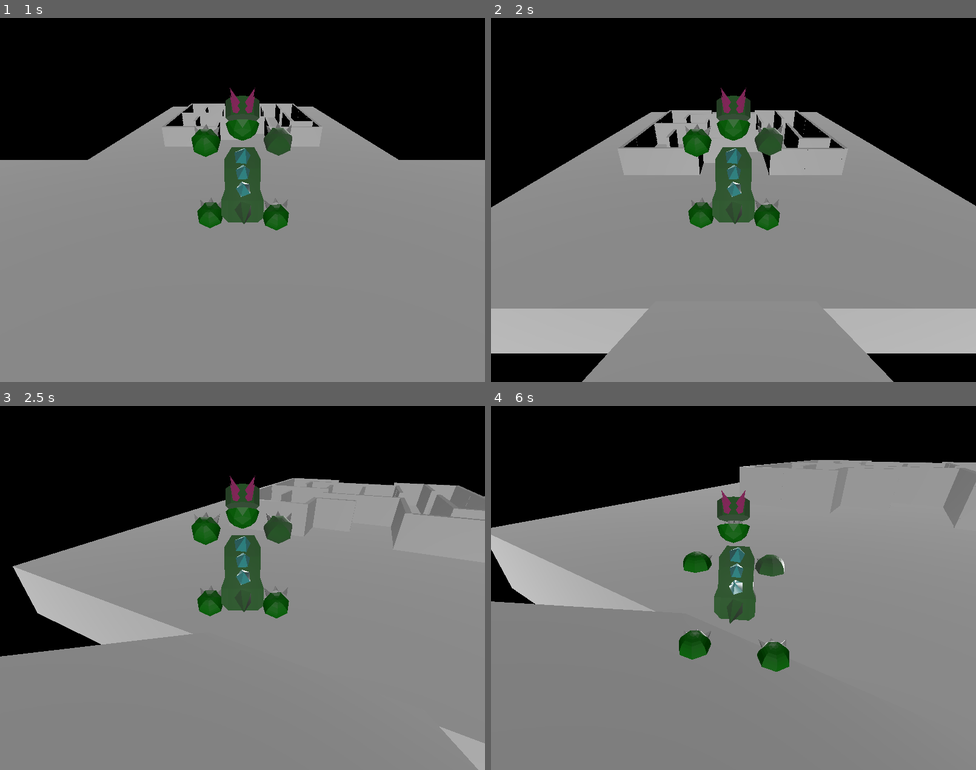
Above: before the commit, frames 1-4 (two rows, left to right).
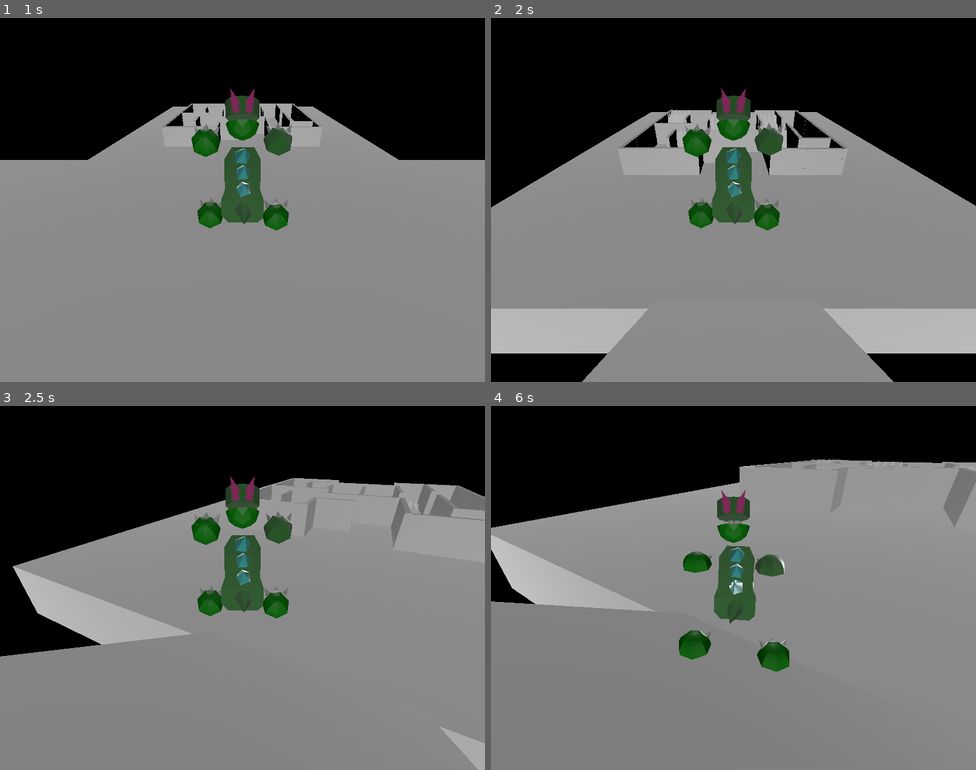
Above: after the commit, the same moments.

Repository: bazylevnik0/dinokid
Game: Godot game, scene res://shadowland.tscn
The game is run twice, just before and just after one commit, with the same random seed, the same clock (stepped at 60 frames per second) and the same inputs. This scene is started directly instead of the project's main scene.
Inputs:
- Up to frame 1 (1 s): hold Up (move_forward) from 0.53 s (still down); tap Space (jump) at 0.77 s
- Up to frame 2 (2 s): keep holding Up (move_forward); tap Space (jump) at 1.52 s
- Up to frame 3 (2.5 s): release Up (move_forward) at 2.03 s; hold Left (move_left) from 2.03 s (still down)
- Up to frame 4 (6 s): tap Space (jump) at 3.02, 3.77, 4.52 s; release Left (move_left) at 3.53 s; hold Down (move_backward) 3.53-4.28 s; hold Right (move_right) 4.28-5.03 s; hold Up (move_forward) 5.03-5.78 s; hold Right (move_right) from 5.78 s (still down)

Frame 1 is identical in both runs. In frame 2, 0.1% of the frame differs, in the area x 36-61%, y 25-36%; in frame 3, less than 0.1%; in frame 4, less than 0.1%.

Commit message:
shadowland: add traps to the maze

Diff:
--- a/shadowland.gd
+++ b/shadowland.gd
@@ -48,3 +48,33 @@
 	if body.name == "Player" :
 		$StaticBody3D/CollisionBridge4/AnimationPlayer.play("new_animation")
 	pass # Replace with function body.
+
+
+func _on_maze_trap_1_body_entered(body: Node3D) -> void:
+	if body.name == "Player" :
+		$Dino/Player.position = Vector3(-0.055, 1.257, 0.184)
+	pass # Replace with function body.
+
+
+func _on_maze_trap_2_body_entered(body: Node3D) -> void:
+	if body.name == "Player" :
+		$Dino/Player.position = Vector3(-0.055, 1.257, 0.184)
+	pass # Replace with function body.
+
+
+func _on_maze_trap_3_body_entered(body: Node3D) -> void:
+	if body.name == "Player" :
+		$Dino/Player.position = Vector3(-0.055, 1.257, 0.184)
+	pass # Replace with function body.
+
+
+func _on_maze_trap_4_body_entered(body: Node3D) -> void:
+	if body.name == "Player" :
+		$Dino/Player.position = Vector3(-0.055, 1.257, 0.184)
+	pass # Replace with function body.
+
+
+func _on_maze_trap_5_body_entered(body: Node3D) -> void:
+	if body.name == "Player" :
+		$Dino/Player.position = Vector3(-0.055, 1.257, 0.184)
+	pass # Replace with function body.
--- a/shadowland.tscn
+++ b/shadowland.tscn
@@ -6,6 +6,7 @@
 [ext_resource type="PackedScene" uid="uid://b4wudneakgx1g" path="res://dino.tscn" id="2_te5uv"]
 [ext_resource type="PackedScene" uid="uid://c5sc6snx50wxn" path="res://bridge_part.glb" id="4_yvjfn"]
 [ext_resource type="PackedScene" uid="uid://bamd2wu4wh160" path="res://maze_wall.glb" id="5_ahp8i"]
+[ext_resource type="PackedScene" uid="uid://dgtd4akfh8kil" path="res://maze_trap.glb" id="7_4dgti"]
 
 [sub_resource type="BoxShape3D" id="BoxShape3D_ydvqm"]
 size = Vector3(2.11865, 3.36517, 1)
@@ -323,6 +324,211 @@
 [sub_resource type="BoxShape3D" id="BoxShape3D_bnrx3"]
 size = Vector3(1.95517, 1.46395, 0.417114)
 
+[sub_resource type="BoxShape3D" id="BoxShape3D_qaoy7"]
+size = Vector3(1.84625, 1.84627, 2.15649)
+
+[sub_resource type="Animation" id="Animation_nftkq"]
+resource_name = "new_animation"
+length = 4.0
+loop_mode = 1
+tracks/0/type = "value"
+tracks/0/imported = false
+tracks/0/enabled = true
+tracks/0/path = NodePath(".:position")
+tracks/0/interp = 1
+tracks/0/loop_wrap = true
+tracks/0/keys = {
+"times": PackedFloat32Array(0, 1, 2, 3),
+"transitions": PackedFloat32Array(1, 1, 1, 1),
+"update": 0,
+"values": [Vector3(2.48206, -1.99912, -85.3942), Vector3(2.48206, -1.99912, -85.3942), Vector3(2.48206, -0.341582, -85.3942), Vector3(2.48206, -2.20883, -85.3942)]
+}
+
+[sub_resource type="Animation" id="Animation_xj7ni"]
+length = 0.001
+tracks/0/type = "value"
+tracks/0/imported = false
+tracks/0/enabled = true
+tracks/0/path = NodePath(".:position")
+tracks/0/interp = 1
+tracks/0/loop_wrap = true
+tracks/0/keys = {
+"times": PackedFloat32Array(0),
+"transitions": PackedFloat32Array(1),
+"update": 0,
+"values": [Vector3(2.48206, -1.99912, -85.3942)]
+}
+
+[sub_resource type="AnimationLibrary" id="AnimationLibrary_16gw7"]
+_data = {
+"RESET": SubResource("Animation_xj7ni"),
+"new_animation": SubResource("Animation_nftkq")
+}
+
+[sub_resource type="BoxShape3D" id="BoxShape3D_0otac"]
+size = Vector3(1.51831, 1.91992, 1.86072)
+
+[sub_resource type="Animation" id="Animation_fl6jr"]
+resource_name = "new_animation"
+length = 4.0
+loop_mode = 1
+tracks/0/type = "value"
+tracks/0/imported = false
+tracks/0/enabled = true
+tracks/0/path = NodePath(".:position")
+tracks/0/interp = 1
+tracks/0/loop_wrap = true
+tracks/0/keys = {
+"times": PackedFloat32Array(0, 1, 2, 3),
+"transitions": PackedFloat32Array(1, 1, 1, 1),
+"update": 0,
+"values": [Vector3(-2.90456, -0.991022, -84.0418), Vector3(-2.90456, -0.991022, -84.0418), Vector3(-2.90456, 0.406893, -84.0418), Vector3(-2.90456, -1.2241, -84.0418)]
+}
+
+[sub_resource type="Animation" id="Animation_krx3u"]
+length = 0.001
+tracks/0/type = "value"
+tracks/0/imported = false
+tracks/0/enabled = true
+tracks/0/path = NodePath(".:position")
+tracks/0/interp = 1
+tracks/0/loop_wrap = true
+tracks/0/keys = {
+"times": PackedFloat32Array(0),
+"transitions": PackedFloat32Array(1),
+"update": 0,
+"values": [Vector3(-2.90456, -0.991022, -84.0418)]
+}
+
+[sub_resource type="AnimationLibrary" id="AnimationLibrary_5yusg"]
+_data = {
+"RESET": SubResource("Animation_krx3u"),
+"new_animation": SubResource("Animation_fl6jr")
+}
+
+[sub_resource type="BoxShape3D" id="BoxShape3D_w166l"]
+size = Vector3(2.08441, 2.01917, 2.0603)
+
+[sub_resource type="Animation" id="Animation_hq1j7"]
+resource_name = "new_animation"
+length = 4.0
+loop_mode = 1
+tracks/0/type = "value"
+tracks/0/imported = false
+tracks/0/enabled = true
+tracks/0/path = NodePath(".:position")
+tracks/0/interp = 1
+tracks/0/loop_wrap = true
+tracks/0/keys = {
+"times": PackedFloat32Array(0, 1, 2, 3),
+"transitions": PackedFloat32Array(1, 1, 1, 1),
+"update": 0,
+"values": [Vector3(-4.75292, -1.16179, -89.513), Vector3(-4.75292, -1.16179, -89.513), Vector3(-4.75292, 0.621137, -89.513), Vector3(-4.75292, -1.11986, -89.513)]
+}
+
+[sub_resource type="Animation" id="Animation_1dyyp"]
+length = 0.001
+tracks/0/type = "value"
+tracks/0/imported = false
+tracks/0/enabled = true
+tracks/0/path = NodePath(".:position")
+tracks/0/interp = 1
+tracks/0/loop_wrap = true
+tracks/0/keys = {
+"times": PackedFloat32Array(0),
+"transitions": PackedFloat32Array(1),
+"update": 0,
+"values": [Vector3(-4.75292, -1.16179, -89.513)]
+}
+
+[sub_resource type="AnimationLibrary" id="AnimationLibrary_7pu2g"]
+_data = {
+"RESET": SubResource("Animation_1dyyp"),
+"new_animation": SubResource("Animation_hq1j7")
+}
+
+[sub_resource type="BoxShape3D" id="BoxShape3D_ofyoc"]
+size = Vector3(1.99127, 2.65747, 1.90808)
+
+[sub_resource type="Animation" id="Animation_kdr1k"]
+resource_name = "new_animation"
+length = 4.0
+loop_mode = 1
+tracks/0/type = "value"
+tracks/0/imported = false
+tracks/0/enabled = true
+tracks/0/path = NodePath(".:position")
+tracks/0/interp = 1
+tracks/0/loop_wrap = true
+tracks/0/keys = {
+"times": PackedFloat32Array(0, 1, 2, 3),
+"transitions": PackedFloat32Array(1, 1, 1, 1),
+"update": 0,
+"values": [Vector3(-0.972548, -1.21944, -87.6678), Vector3(-0.972548, -1.21944, -87.6678), Vector3(-0.972548, 0.560858, -87.6678), Vector3(-0.972548, -1.39447, -87.6678)]
+}
+
+[sub_resource type="Animation" id="Animation_qjt7f"]
+length = 0.001
+tracks/0/type = "value"
+tracks/0/imported = false
+tracks/0/enabled = true
+tracks/0/path = NodePath(".:position")
+tracks/0/interp = 1
+tracks/0/loop_wrap = true
+tracks/0/keys = {
+"times": PackedFloat32Array(0),
+"transitions": PackedFloat32Array(1),
+"update": 0,
+"values": [Vector3(-0.972548, -1.21944, -87.6678)]
+}
+
+[sub_resource type="AnimationLibrary" id="AnimationLibrary_fae1y"]
+_data = {
+"RESET": SubResource("Animation_qjt7f"),
+"new_animation": SubResource("Animation_kdr1k")
+}
+
+[sub_resource type="BoxShape3D" id="BoxShape3D_dgrgt"]
+size = Vector3(1.8952, 2.07129, 1.91333)
+
+[sub_resource type="Animation" id="Animation_rlsyd"]
+resource_name = "new_animation"
+length = 4.0
+loop_mode = 1
+tracks/0/type = "value"
+tracks/0/imported = false
+tracks/0/enabled = true
+tracks/0/path = NodePath(".:position")
+tracks/0/interp = 1
+tracks/0/loop_wrap = true
+tracks/0/keys = {
+"times": PackedFloat32Array(0, 1, 2, 3),
+"transitions": PackedFloat32Array(1, 1, 1, 1),
+"update": 0,
+"values": [Vector3(2.06535, -1.89198, -90.067), Vector3(2.06535, -1.89198, -90.067), Vector3(2.06535, 0.057183, -90.067), Vector3(2.06535, -1.82309, -90.067)]
+}
+
+[sub_resource type="Animation" id="Animation_e54a8"]
+length = 0.001
+tracks/0/type = "value"
+tracks/0/imported = false
+tracks/0/enabled = true
+tracks/0/path = NodePath(".:position")
+tracks/0/interp = 1
+tracks/0/loop_wrap = true
+tracks/0/keys = {
+"times": PackedFloat32Array(0),
+"transitions": PackedFloat32Array(1),
+"update": 0,
+"values": [Vector3(2.06535, -1.89198, -90.067)]
+}
+
+[sub_resource type="AnimationLibrary" id="AnimationLibrary_v1l28"]
+_data = {
+"RESET": SubResource("Animation_e54a8"),
+"new_animation": SubResource("Animation_rlsyd")
+}
+
 [node name="Node3D" type="Node3D"]
 script = ExtResource("1_73r4r")
 
@@ -807,6 +1013,83 @@
 
 [node name="Dino" parent="." instance=ExtResource("2_te5uv")]
 transform = Transform3D(0.1, 0, 0, 0, 0.1, 0, 0, 0, 0.1, -0.0550004, 7.29164, -62.8234)
+
+[node name="MazeTrap2" type="Area3D" parent="."]
+transform = Transform3D(1, 0, 0, 0, 1, 0, 0, 0, 1, 2.48206, -1.99912, -85.3942)
+
+[node name="maze_trap" parent="MazeTrap2" instance=ExtResource("7_4dgti")]
+transform = Transform3D(1, 0, 0, 0, 1, 0, 0, 0, 1, 0.165861, 0.882878, 0.918549)
+
+[node name="CollisionShape3D" type="CollisionShape3D" parent="MazeTrap2"]
+transform = Transform3D(1, 0, 0, 0, 1, 0, 0, 0, 1, 0.125336, 1.88574, 0.907593)
+shape = SubResource("BoxShape3D_qaoy7")
+
+[node name="AnimationPlayer" type="AnimationPlayer" parent="MazeTrap2"]
+libraries = {
+"": SubResource("AnimationLibrary_16gw7")
+}
+autoplay = "new_animation"
+
+[node name="MazeTrap1" type="Area3D" parent="."]
+transform = Transform3D(1, 0, 0, 0, 1, 0, 0, 0, 1, -2.90456, -0.991022, -84.0418)
+
+[node name="maze_trap" parent="MazeTrap1" instance=ExtResource("7_4dgti")]
+
+[node name="CollisionShape3D" type="CollisionShape3D" parent="MazeTrap1"]
+transform = Transform3D(1, 0, 0, 0, 1, 0, 0, 0, 1, -0.024292, 0.96665, -0.0151978)
+shape = SubResource("BoxShape3D_0otac")
+
+[node name="AnimationPlayer" type="AnimationPlayer" parent="MazeTrap1"]
+libraries = {
+"": SubResource("AnimationLibrary_5yusg")
+}
+autoplay = "new_animation"
+
+[node name="MazeTrap3" type="Area3D" parent="."]
+transform = Transform3D(1, 0, 0, 0, 1, 0, 0, 0, 1, -4.75292, -1.16179, -89.513)
+
+[node name="maze_trap" parent="MazeTrap3" instance=ExtResource("7_4dgti")]
+
+[node name="CollisionShape3D" type="CollisionShape3D" parent="MazeTrap3"]
+transform = Transform3D(1, 0, 0, 0, 1, 0, 0, 0, 1, 0.0289001, 0.907654, -0.0335693)
+shape = SubResource("BoxShape3D_w166l")
+
+[node name="AnimationPlayer" type="AnimationPlayer" parent="MazeTrap3"]
+libraries = {
+"": SubResource("AnimationLibrary_7pu2g")
+}
+autoplay = "new_animation"
+
+[node name="MazeTrap4" type="Area3D" parent="."]
+transform = Transform3D(1, 0, 0, 0, 1, 0, 0, 0, 1, -0.972548, -1.21944, -87.6678)
+
+[node name="maze_trap" parent="MazeTrap4" instance=ExtResource("7_4dgti")]
+
+[node name="CollisionShape3D" type="CollisionShape3D" parent="MazeTrap4"]
+transform = Transform3D(1, 0, 0, 0, 1, 0, 0, 0, 1, 0.0191345, 0.63562, 0.0209351)
+shape = SubResource("BoxShape3D_ofyoc")
+
+[node name="AnimationPlayer" type="AnimationPlayer" parent="MazeTrap4"]
+libraries = {
+"": SubResource("AnimationLibrary_fae1y")
+}
+autoplay = "new_animation"
+
+[node name="MazeTrap5" type="Area3D" parent="."]
+transform = Transform3D(1, 0, 0, 0, 1, 0, 0, 0, 1, 2.06535, -1.89198, -90.067)
+
+[node name="maze_trap" parent="MazeTrap5" instance=ExtResource("7_4dgti")]
+transform = Transform3D(1, 0, 0, 0, 1, 0, 0, 0, 1, 0.694812, 0.394473, 0.55751)
+
+[node name="CollisionShape3D" type="CollisionShape3D" parent="MazeTrap5"]
+transform = Transform3D(1, 0, 0, 0, 1, 0, 0, 0, 1, 0.621056, 1.38178, 0.64415)
+shape = SubResource("BoxShape3D_dgrgt")
+
+[node name="AnimationPlayer" type="AnimationPlayer" parent="MazeTrap5"]
+libraries = {
+"": SubResource("AnimationLibrary_v1l28")
+}
+autoplay = "new_animation"
 
 [connection signal="body_entered" from="StaticBody3D/DangerDoor1/DangerDoor1Area" to="." method="_on_danger_door_1_area_body_entered"]
 [connection signal="body_entered" from="StaticBody3D/DangerDoor2/DangerDoor2Area" to="." method="_on_danger_door_2_area_body_entered"]
@@ -815,3 +1098,7 @@
 [connection signal="body_entered" from="StaticBody3D/CollisionBridge2/BridgeArea2" to="." method="_on_bridge_area_2_body_entered"]
 [connection signal="body_entered" from="StaticBody3D/CollisionBridge3/BridgeArea3" to="." method="_on_bridge_area_3_body_entered"]
 [connection signal="body_entered" from="StaticBody3D/CollisionBridge4/BridgeArea4" to="." method="_on_bridge_area_4_body_entered"]
+[connection signal="body_entered" from="MazeTrap2" to="." method="_on_maze_trap_2_body_entered"]
+[connection signal="body_entered" from="MazeTrap3" to="." method="_on_maze_trap_3_body_entered"]
+[connection signal="body_entered" from="MazeTrap4" to="." method="_on_maze_trap_4_body_entered"]
+[connection signal="body_entered" from="MazeTrap5" to="." method="_on_maze_trap_5_body_entered"]
Binary file added: maze_trap.glb
Not shown, added: maze_trap.glb.import
Not shown: 1 places in shadowland.tscn that only renumber resources
Not shown, added: maze_trap.blend
